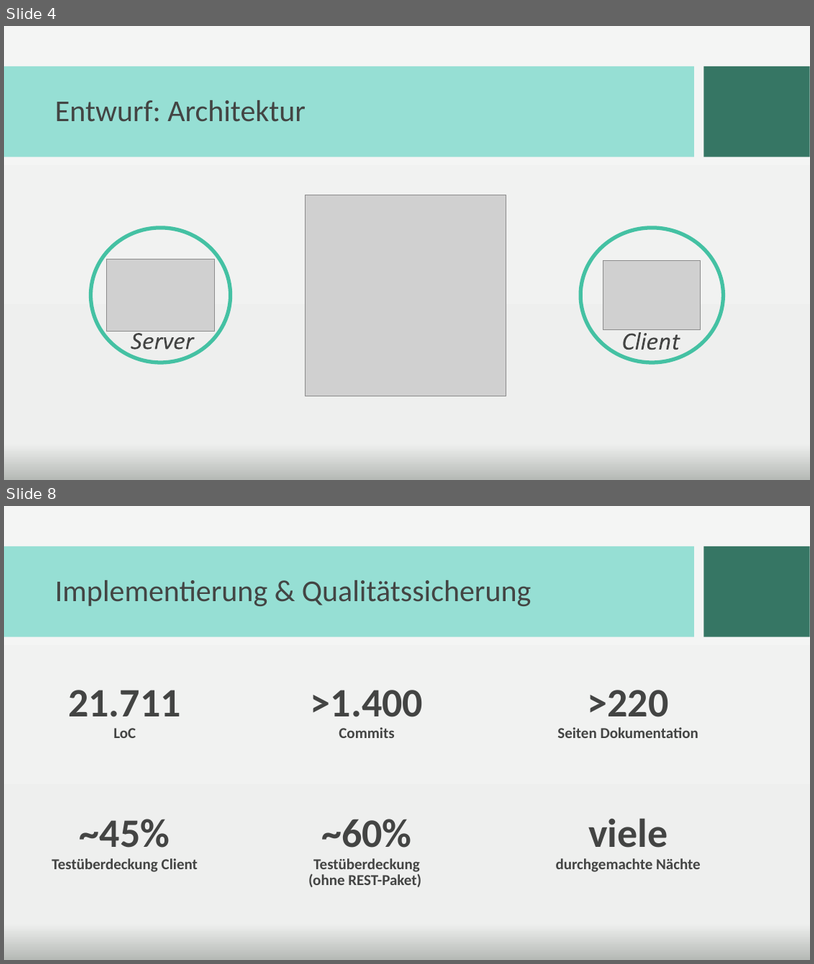
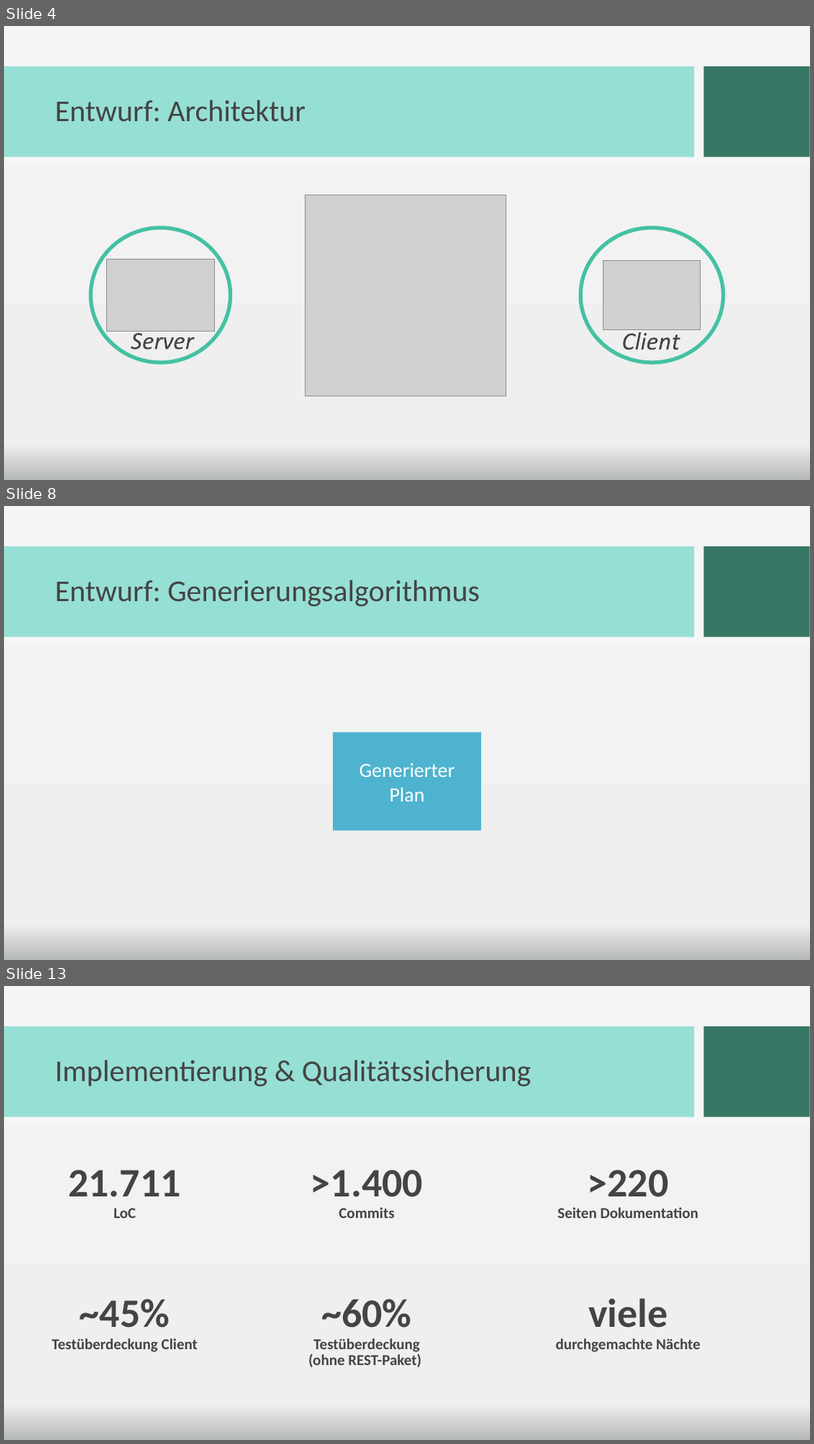
Before and after one commit to PSE-WS1617-IPD-Workflow/PSE_WS1617_IPD_Boehm_Studienplan, a slide deck: Abschlusspräsentation/Praesentation_newdesign.pptx. Shown one above the other, each under a label of ours: slides 4 and 8 before the commit, slides 4, 8 and 13 after it; the slides between them are not shown. The pictures are 814x964 and 814x1444 pixels, drawn with LibreOffice and Linux fonts; fonts in the diff are those of the drawing; grey boxes stand for pictures; background and template pictures are left out. Boxes give left, top, right and bottom in pixels: in the first picture for what was removed or moved away, otherwise in the second. Text is boxed around its words. In the diff, an @@ line names an element or a change of style, - is before the commit and + after.

```diff
--- a/Abschlusspräsentation/Praesentation_newdesign.pptx
+++ b/Abschlusspräsentation/Praesentation_newdesign.pptx
@@ slide 8 added at <box>4,506,810,960</box>, background picture (left out); not listed: 2 template elements that a slide beside it also shows @@
@@ title added at <box>55,580,480,606</box>, 36 pt, text #434443 @@
+Entwurf: Generierungsalgorithmus
@@ rectangle added at <box>333,732,481,830</box>, fill #4EB3CF @@
@@ text added at <box>360,763,455,801</box>, 24 pt, text #FFFFFF @@
+Generierter
+Plan
@@ what was slide 8 is now slide 13 @@
```
Also in this commit, not shown: 3 slides changed, 6 other slides added, 2 slides removed.
